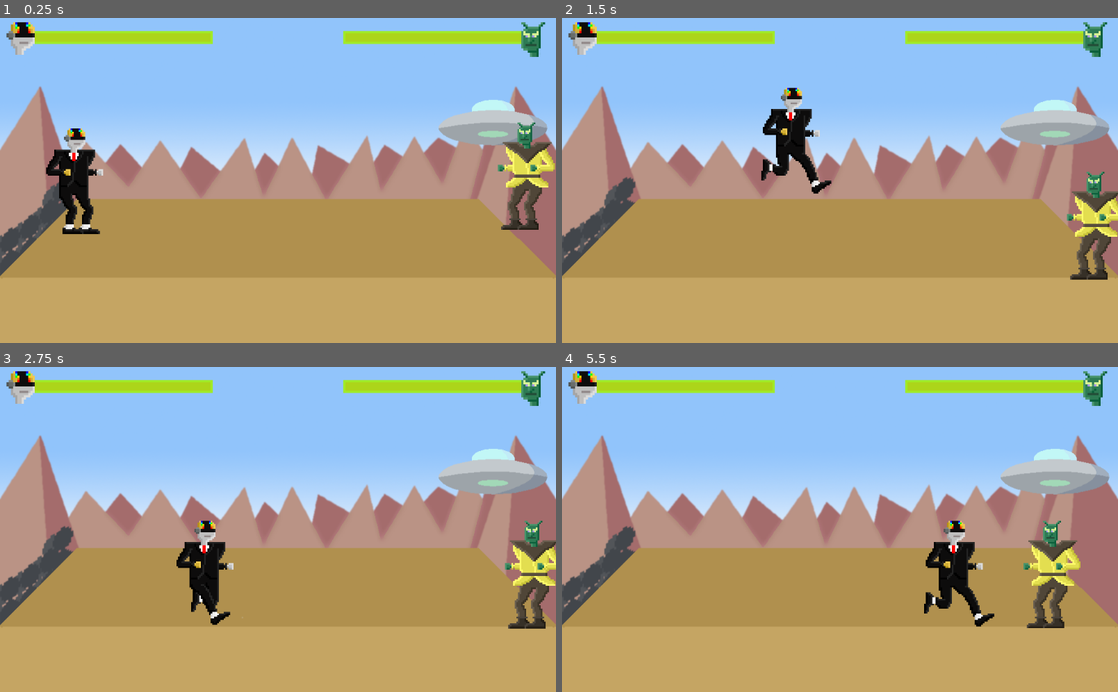
Above: before the commit, frames 1-4 (two rows, left to right).
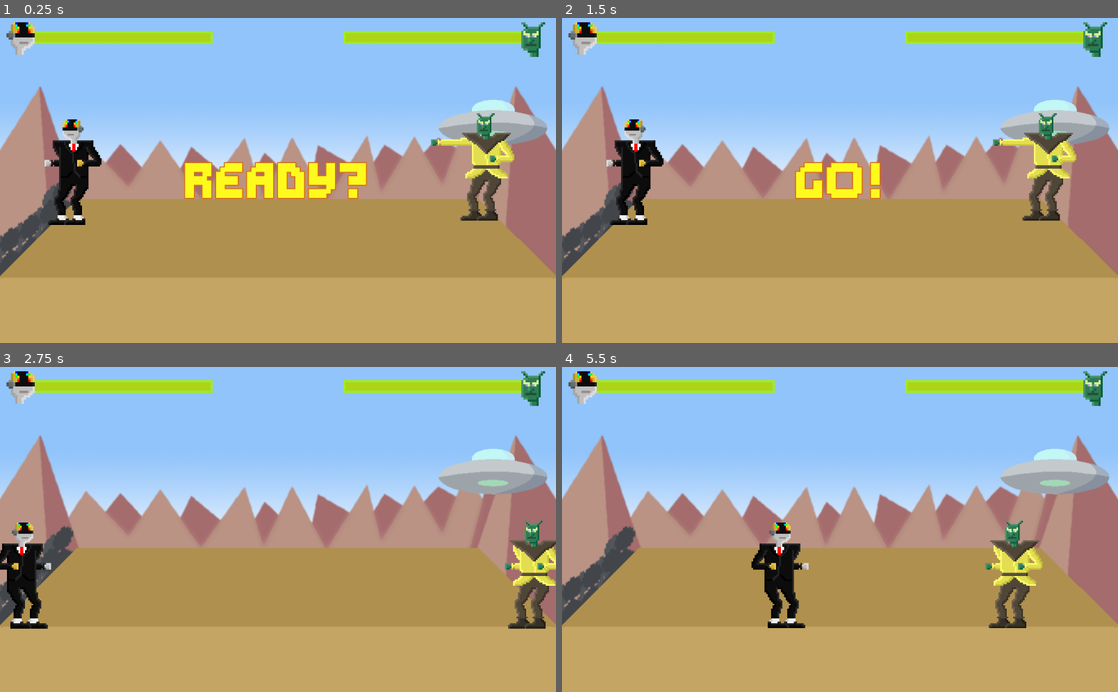
Above: after the commit, the same moments.

Repository: Megameca04/Proyecto-GearJam2
Game: Godot game, scene res://Escenas/Pruebas.tscn
The game is run twice, just before and just after one commit, with the same random seed, the same clock (stepped at 60 frames per second) and the same inputs. This scene is started directly instead of the project's main scene.
Inputs:
- Up to frame 1 (0.25 s): no input
- Up to frame 2 (1.5 s): hold Right (ui_right) from 0.53 s (still down); tap Up (ui_up) at 0.77 s
- Up to frame 3 (2.75 s): tap Up (ui_up) at 1.52 s; release Right (ui_right) at 2.03 s; hold Left (ui_left) from 2.03 s (still down)
- Up to frame 4 (5.5 s): release Left (ui_left) at 2.78 s; hold Right (ui_right) 2.78-4.28 s; tap Up (ui_up) at 3.02, 3.77, 4.52 s; hold Left (ui_left) 4.28-5.03 s; hold Right (ui_right) from 5.03 s (still down)

The runs differ from the first frame. In frame 1, 7.9% of the frame differs, in the area x 8-100%, y 29-67%; in frame 2, 8.1%, in the area x 8-100%, y 21-81%; in frame 3, 3.2%; in frame 4, 6.7%.

Commit message:
Toques finales

Diff:
--- a/Decisions/Barras_vida.tres
+++ b/Decisions/Barras_vida.tres
@@ -13,6 +13,16 @@
 
 [sub_resource type="StyleBoxFlat" id=7]
 bg_color = Color( 0.968627, 0.443137, 0.160784, 1 )
+
+[sub_resource type="DynamicFont" id=8]
+size = 64
+outline_size = 2
+outline_color = Color( 0.843137, 0.447059, 0.0980392, 1 )
+extra_spacing_top = 4
+extra_spacing_bottom = 4
+extra_spacing_char = 1
+extra_spacing_space = 4
+font_data = ExtResource( 1 )
 
 [sub_resource type="StyleBoxFlat" id=1]
 bg_color = Color( 0.215686, 0.0509804, 0.0509804, 1 )
@@ -45,5 +55,7 @@
 Button/styles/hover = SubResource( 6 )
 Button/styles/normal = SubResource( 5 )
 Button/styles/pressed = SubResource( 7 )
+Label/colors/font_color = Color( 1, 0.984314, 0.121569, 1 )
+Label/fonts/font = SubResource( 8 )
 ProgressBar/styles/bg = SubResource( 1 )
 ProgressBar/styles/fg = SubResource( 2 )
--- a/Decisions/Escenas/Pruebas.tscn
+++ b/Decisions/Escenas/Pruebas.tscn
@@ -10,6 +10,22 @@
 
 [sub_resource type="RectangleShape2D" id=1]
 extents = Vector2( 510.5, 7.5 )
+
+[sub_resource type="Animation" id=2]
+resource_name = "Inicio"
+length = 2.0
+tracks/0/type = "value"
+tracks/0/path = NodePath("Control/CenterContainer/Label:text")
+tracks/0/interp = 1
+tracks/0/loop_wrap = true
+tracks/0/imported = false
+tracks/0/enabled = true
+tracks/0/keys = {
+"times": PoolRealArray( 0, 1, 2 ),
+"transitions": PoolRealArray( 1, 1, 1 ),
+"update": 1,
+"values": [ "Ready?", "Go!", "" ]
+}
 
 [node name="Node2D" type="Node2D"]
 script = ExtResource( 3 )
@@ -80,3 +96,20 @@
 margin_bottom = 14.0
 rect_scale = Vector2( -2, 2 )
 texture = ExtResource( 5 )
+
+[node name="CenterContainer" type="CenterContainer" parent="Control"]
+anchor_right = 1.0
+anchor_bottom = 1.0
+
+[node name="Label" type="Label" parent="Control/CenterContainer"]
+margin_left = 341.0
+margin_top = 264.0
+margin_right = 682.0
+margin_bottom = 336.0
+theme = ExtResource( 7 )
+text = "Ready?"
+
+[node name="AnimationPlayer" type="AnimationPlayer" parent="."]
+anims/Inicio = SubResource( 2 )
+
+[connection signal="animation_finished" from="AnimationPlayer" to="." method="_on_AnimationPlayer_animation_finished"]
--- a/Decisions/Script/Hero.gd
+++ b/Decisions/Script/Hero.gd
@@ -30,6 +30,9 @@
 			rival = rv[i]
 
 		i += 1
+
+	set_physics_process(false)
+	set_process(false)
 
 	distance = self.global_position.x - rival.global_position.x
 
--- a/Decisions/Script/Pruebas.gd
+++ b/Decisions/Script/Pruebas.gd
@@ -15,3 +15,13 @@
 
 	salud_h1.initialize()
 	salud_h2.initialize()
+
+	$AnimationPlayer.play("Inicio")
+
+
+func _on_AnimationPlayer_animation_finished(anim_name):
+	if anim_name == "Inicio":
+		$Hero1.set_physics_process(true)
+		$Hero1.set_process(true)
+		$Hero2.set_physics_process(true)
+		$Hero2.set_process(true)
Not shown: 1 places in Decisions/Barras_vida.tres that only renumber resources
Not shown: 1 places in Decisions/Escenas/Pruebas.tscn that only renumber resources
Not shown, added: Sprites_psd/Frame 1.png
Not shown, added: Sprites_psd/Frame 1.psd
